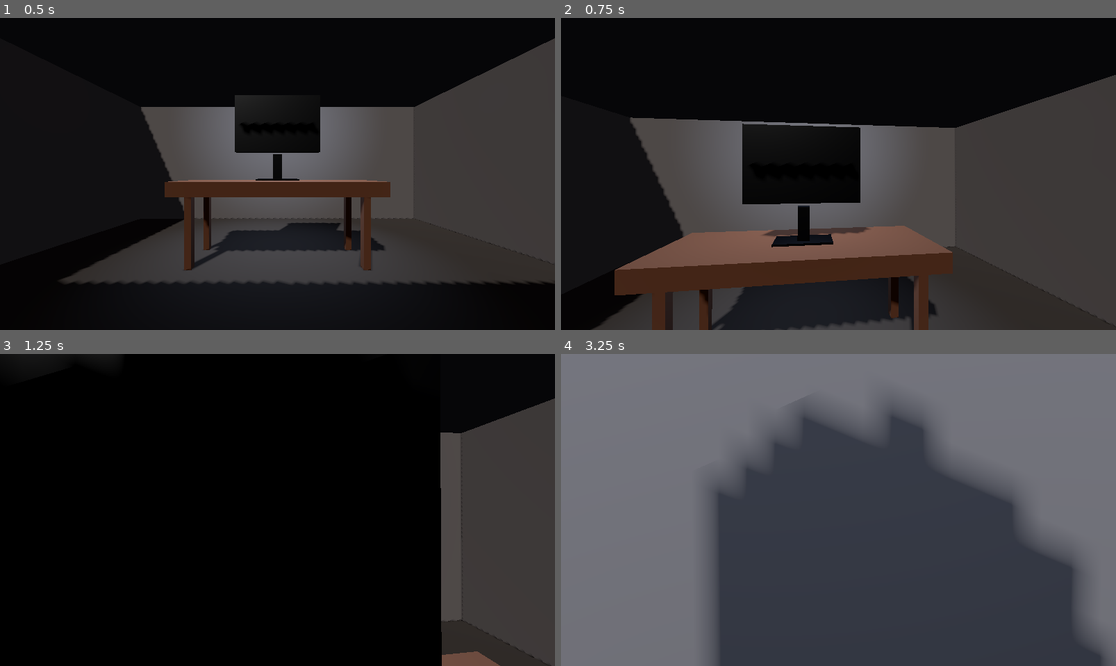
Above: before the commit, frames 1-4 (two rows, left to right).
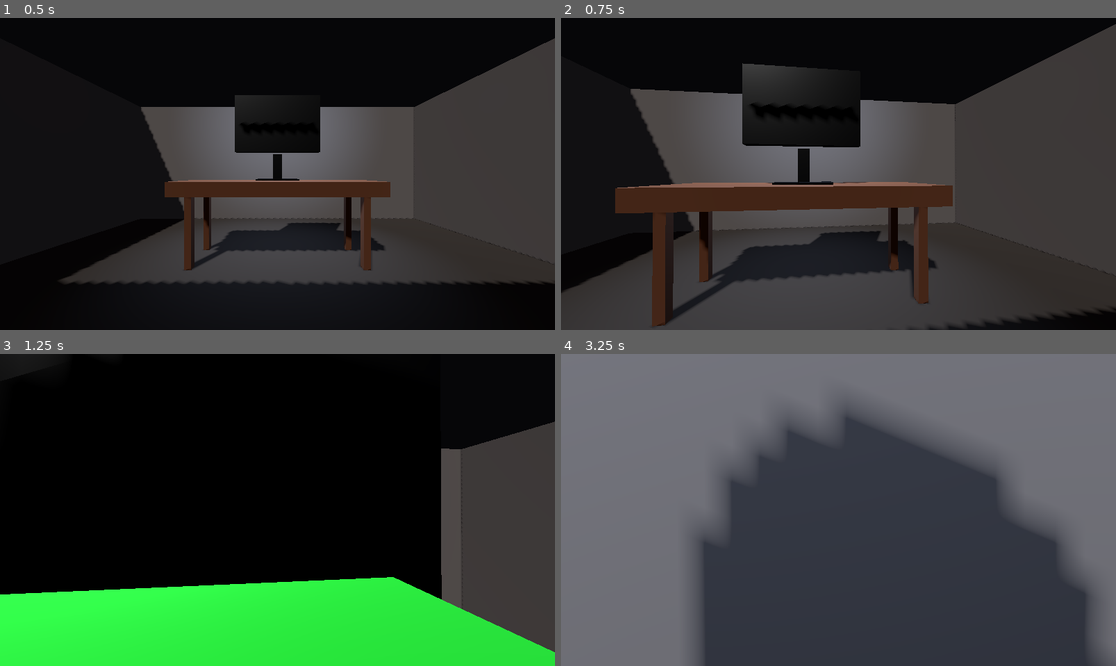
Above: after the commit, the same moments.

Repository: lucasteamalt12321/HorrorGame
Game: Godot game, scene res://scenes/levels/world.tscn
The game is run twice, just before and just after one commit, with the same random seed, the same clock (stepped at 60 frames per second) and the same inputs. Before the commit the project starts from res://world.tscn.
Inputs (mouse positions are in pixels of both pictures, inside the frame that each line leads up to):
- Up to frame 1 (0.5 s): no input
- Up to frame 2 (0.75 s): tap Enter (ui_accept) at 0.5, 0.6 s; move the mouse to (866, 174) at 0.52 s; hold W (move_forward) from 0.53 s (still down)
- Up to frame 3 (1.25 s): keep holding W (move_forward); tap Space (jump, bound only after the commit) at 0.77, 0.8, 1.07 s
- Up to frame 4 (3.25 s): keep holding W (move_forward); move the mouse to (810, 510) at 1.27 s; tap Space (jump, bound only after the commit) at 1.35, 1.52, 1.82, 2.3, 3.02 s; tap Enter (ui_accept) at 1.55, 2.1, 2.85 s; move the mouse to (849, 503) at 2.02 s; move the mouse to (832, 516) at 2.77 s

Frame 1 is identical in both runs. In frame 2, 34% of the frame differs, in the area x 0-100%, y 2-100%; in frame 3, 24%; in frame 4, 4.0%.

Commit message:
PHASE 1: GameManager (modes/input routing/mouse) + PlayerController, реорганизация в scenes/ui/systems, Memory Bank и docs

Diff:
--- a/player.gd
+++ /dev/null
@@ -1,56 +0,0 @@
-extends CharacterBody3D
-
-const SPEED = 5.0
-const JUMP_VELOCITY = 4.5
-const MOUSE_SENSITIVITY = 0.002
-
-@onready var head = $Head
-@onready var camera = $Head/Camera3D
-
-var gravity = ProjectSettings.get_setting("physics/3d/default_gravity")
-var camera_offset = Vector2.ZERO
-var mobile_input = Vector2.ZERO
-
-func _ready():
-	add_to_group("player")
-	if OS.has_feature("mobile") or OS.has_feature("android") or OS.has_feature("ios"):
-		Input.set_mouse_mode(Input.MOUSE_MODE_VISIBLE)
-	else:
-		Input.set_mouse_mode(Input.MOUSE_MODE_CAPTURED)
-
-func _unhandled_input(event):
-	if OS.has_feature("mobile") or OS.has_feature("android") or OS.has_feature("ios"):
-		return
-
-	if event is InputEventMouseMotion:
-		rotate_y(-event.relative.x * MOUSE_SENSITIVITY)
-		head.rotate_x(-event.relative.y * MOUSE_SENSITIVITY)
-		head.rotation.x = clamp(head.rotation.x, -PI/2, PI/2)
-
-	if event.is_action_pressed("ui_cancel"):
-		Input.set_mouse_mode(Input.MOUSE_MODE_VISIBLE)
-
-func _physics_process(delta):
-	if not is_on_floor():
-		velocity.y -= gravity * delta
-
-	if Input.is_action_just_pressed("ui_accept") and is_on_floor():
-		velocity.y = JUMP_VELOCITY
-
-	var input_dir = Vector2.ZERO
-
-	if OS.has_feature("mobile") or OS.has_feature("android") or OS.has_feature("ios"):
-		input_dir = mobile_input
-	else:
-		input_dir = Input.get_vector("move_left", "move_right", "move_forward", "move_backward")
-
-	var direction = (transform.basis * Vector3(input_dir.x, 0, input_dir.y)).normalized()
-
-	if direction:
-		velocity.x = direction.x * SPEED
-		velocity.z = direction.z * SPEED
-	else:
-		velocity.x = move_toward(velocity.x, 0, SPEED)
-		velocity.z = move_toward(velocity.z, 0, SPEED)
-
-	move_and_slide()
--- a/project.godot
+++ b/project.godot
@@ -11,9 +11,13 @@
 [application]
 
 config/name="HorrorGame"
-run/main_scene="res://world.tscn"
+run/main_scene="res://scenes/levels/world.tscn"
 config/features=PackedStringArray("4.7", "GL Compatibility")
 config/icon="res://icon.svg"
+
+[autoload]
+
+GameManager="*res://systems/game_manager/game_manager.gd"
 
 [input]
 
@@ -37,6 +41,21 @@
 "events": [Object(InputEventKey,"resource_local_to_scene":false,"resource_name":"","device":-1,"window_id":0,"alt_press …(192 unchanged characters)…
 ]
 }
+jump={
+"deadzone": 0.5,
+"events": [Object(InputEventKey,"resource_local_to_scene":false,"resource_name":"","device":-1,"window_id":0,"alt_pressed":false,"shift_pressed":false,"ctrl_pressed":false,"meta_pressed":false,"pressed":false,"keycode":0,"physical_keycode":32,"key_label":0,"unicode":32,"location":0,"echo":false,"script":null)
+]
+}
+interact={
+"deadzone": 0.5,
+"events": [Object(InputEventKey,"resource_local_to_scene":false,"resource_name":"","device":-1,"window_id":0,"alt_pressed":false,"shift_pressed":false,"ctrl_pressed":false,"meta_pressed":false,"pressed":false,"keycode":0,"physical_keycode":69,"key_label":0,"unicode":101,"location":0,"echo":false,"script":null)
+]
+}
+photo={
+"deadzone": 0.5,
+"events": [Object(InputEventMouseButton,"resource_local_to_scene":false,"resource_name":"","device":-1,"window_id":0,"alt_pressed":false,"shift_pressed":false,"ctrl_pressed":false,"meta_pressed":false,"button_mask":0,"position":Vector2(0, 0),"global_position":Vector2(0, 0),"factor":1.0,"button_index":1,"canceled":false,"pressed":false,"double_click":false,"script":null)
+]
+}
 
 [physics]
 
--- a/world.tscn
+++ b/scenes/levels/world.tscn
@@ -1,8 +1,8 @@
 [gd_scene load_steps=4 format=3]
 
-[ext_resource type="PackedScene" path="res://test_room.tscn" id="1"]
-[ext_resource type="PackedScene" path="res://player.tscn" id="2"]
-[ext_resource type="PackedScene" path="res://mobile_controls.tscn" id="3"]
+[ext_resource type="PackedScene" path="res://scenes/levels/test_room/test_room.tscn" id="1"]
+[ext_resource type="PackedScene" path="res://scenes/player/player.tscn" id="2"]
+[ext_resource type="PackedScene" path="res://ui/mobile/mobile_controls.tscn" id="3"]
 
 [node name="World" type="Node3D"]
 
--- /dev/null
+++ b/scenes/player/player.gd
@@ -0,0 +1,58 @@
+extends CharacterBody3D
+
+@export var speed: float = 5.0
+@export var jump_velocity: float = 4.5
+@export var mouse_sensitivity: float = 0.002
+
+@onready var head = $Head
+@onready var camera = $Head/Camera3D
+
+var gravity = ProjectSettings.get_setting("physics/3d/default_gravity")
+var camera_offset = Vector2.ZERO
+var mobile_input = Vector2.ZERO
+
+func _ready():
+	add_to_group("player")
+
+func _unhandled_input(event):
+	if not GameManager.is_exploring():
+		return
+
+	if not _is_mobile() and event is InputEventMouseMotion:
+		rotate_y(-event.relative.x * mouse_sensitivity)
+		head.rotate_x(-event.relative.y * mouse_sensitivity)
+		head.rotation.x = clamp(head.rotation.x, -PI/2, PI/2)
+
+func _physics_process(delta):
+	if not is_on_floor():
+		velocity.y -= gravity * delta
+
+	if not GameManager.is_exploring():
+		velocity.x = move_toward(velocity.x, 0, speed)
+		velocity.z = move_toward(velocity.z, 0, speed)
+		move_and_slide()
+		return
+
+	if Input.is_action_just_pressed("jump") and is_on_floor():
+		velocity.y = jump_velocity
+
+	var input_dir = Vector2.ZERO
+
+	if _is_mobile():
+		input_dir = mobile_input
+	else:
+		input_dir = Input.get_vector("move_left", "move_right", "move_forward", "move_backward")
+
+	var direction = (transform.basis * Vector3(input_dir.x, 0, input_dir.y)).normalized()
+
+	if direction:
+		velocity.x = direction.x * speed
+		velocity.z = direction.z * speed
+	else:
+		velocity.x = move_toward(velocity.x, 0, speed)
+		velocity.z = move_toward(velocity.z, 0, speed)
+
+	move_and_slide()
+
+func _is_mobile() -> bool:
+	return OS.has_feature("mobile") or OS.has_feature("android") or OS.has_feature("ios")
--- a/player.tscn
+++ b/scenes/player/player.tscn
@@ -1,6 +1,6 @@
 [gd_scene load_steps=4 format=3]
 
-[ext_resource type="Script" path="res://player.gd" id="1"]
+[ext_resource type="Script" path="res://scenes/player/player.gd" id="1"]
 
 [sub_resource type="CapsuleShape3D" id="CapsuleShape3D_g7b7a"]
 
--- /dev/null
+++ b/systems/game_manager/game_manager.gd
@@ -0,0 +1,38 @@
+extends Node
+
+enum Mode { EXPLORE, COMPUTER, MINIGAME, BLOCKED }
+
+signal mode_changed(new_mode: Mode, old_mode: Mode)
+
+var mode: Mode = Mode.EXPLORE
+
+func set_mode(new_mode: Mode) -> void:
+	if new_mode == mode:
+		return
+	var old_mode := mode
+	mode = new_mode
+	mode_changed.emit(mode, old_mode)
+	_update_mouse_mode()
+
+func is_exploring() -> bool:
+	return mode == Mode.EXPLORE
+
+func _ready() -> void:
+	_update_mouse_mode()
+
+func _input(event: InputEvent) -> void:
+	if _is_mobile():
+		return
+	if event.is_action_pressed("ui_cancel") and is_exploring():
+		Input.set_mouse_mode(Input.MOUSE_MODE_VISIBLE)
+
+func _update_mouse_mode() -> void:
+	if _is_mobile():
+		return
+	if is_exploring():
+		Input.set_mouse_mode(Input.MOUSE_MODE_CAPTURED)
+	else:
+		Input.set_mouse_mode(Input.MOUSE_MODE_VISIBLE)
+
+func _is_mobile() -> bool:
+	return OS.has_feature("mobile") or OS.has_feature("android") or OS.has_feature("ios")
--- a/mobile_controls.gd
+++ b/ui/mobile/mobile_controls.gd
@@ -61,7 +61,7 @@
 		_update_joystick(event.position)
 		return
 
-	if touching_camera and player:
+	if touching_camera and player and GameManager.is_exploring():
 		var diff := event.position - last_touch_pos
 		last_touch_pos = event.position
 
@@ -92,5 +92,5 @@
 		player.mobile_input = move_dir
 
 func _on_jump_button_pressed() -> void:
-	if player and player.is_on_floor():
-		player.velocity.y = player.JUMP_VELOCITY
+	if player and player.is_on_floor() and GameManager.is_exploring():
+		player.velocity.y = player.jump_velocity
--- a/mobile_controls.tscn
+++ b/ui/mobile/mobile_controls.tscn
@@ -1,6 +1,6 @@
 [gd_scene load_steps=5 format=3]
 
-[ext_resource type="Script" path="res://mobile_controls.gd" id="1"]
+[ext_resource type="Script" path="res://ui/mobile/mobile_controls.gd" id="1"]
 
 [sub_resource type="StyleBoxFlat" id="StyleBoxBase"]
 bg_color = Color(0.05, 0.08, 0.08, 0.55)
Renamed: test_room.tscn -> scenes/levels/test_room/test_room.tscn
Renamed: player.gd.uid -> scenes/player/player.gd.uid
Renamed: mobile_controls.gd.uid -> ui/mobile/mobile_controls.gd.uid
Not shown, added: AGENTS.md
Not shown, added: docs/ARCHITECTURE.md
Not shown, added: docs/README.md
Not shown, added: memory_bank/activeContext.md
Not shown, added: memory_bank/productContext.md
Not shown, added: memory_bank/progress.md
Not shown, added: memory_bank/projectbrief.md
Not shown, added: memory_bank/systemPatterns.md
Not shown, added: memory_bank/techContext.md
